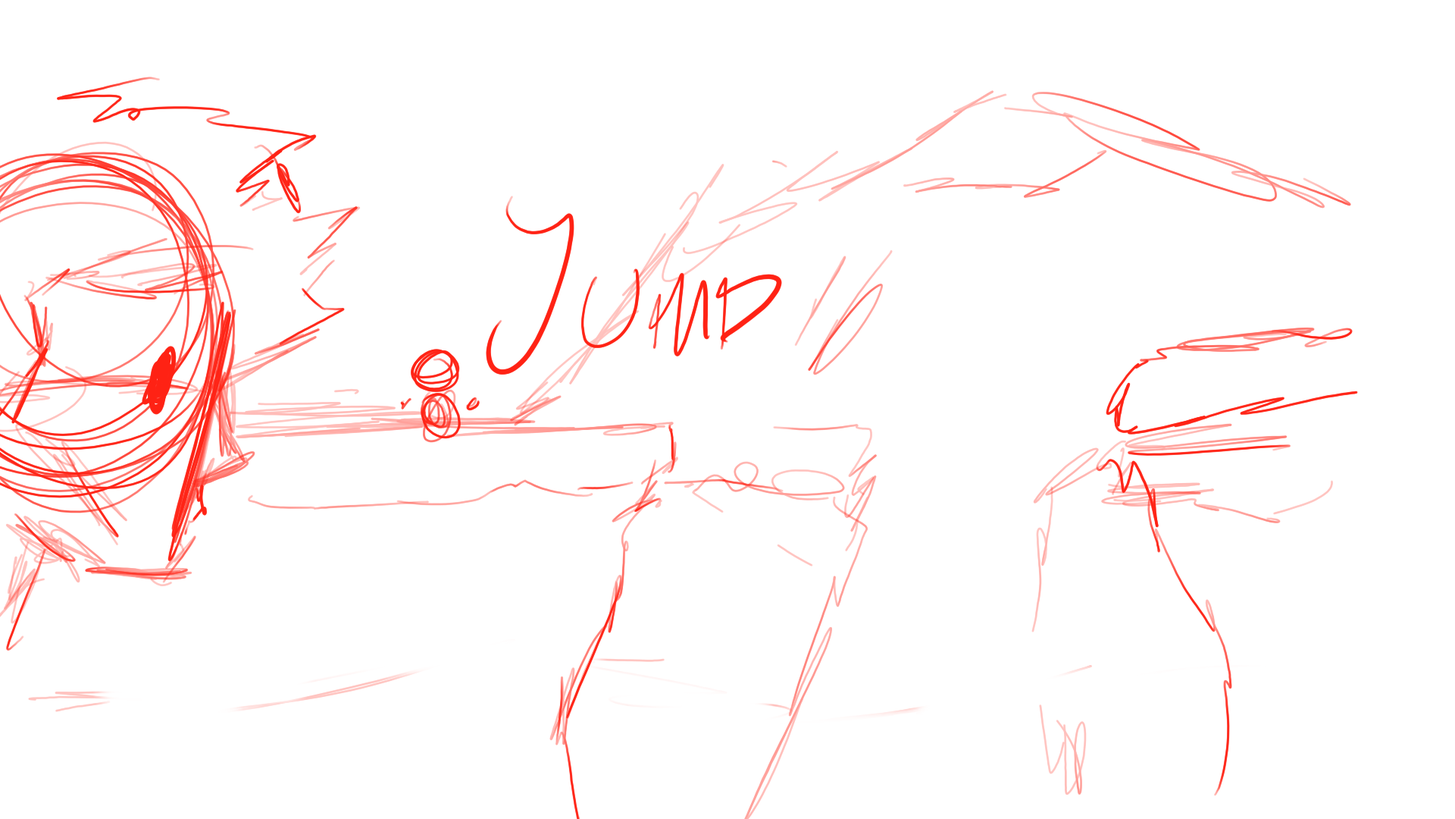
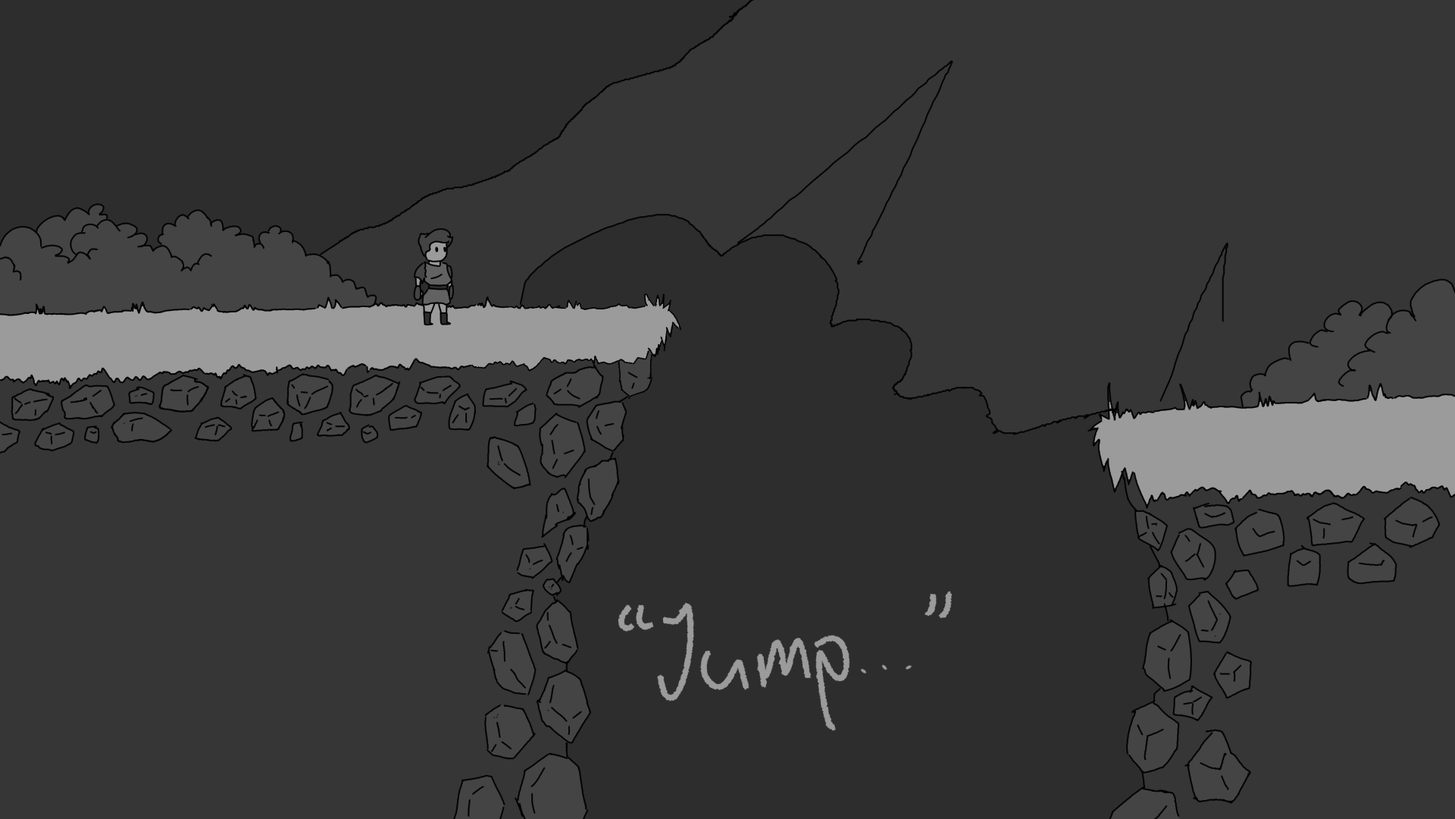
Layer changes from the first w=1455, h=819 image to the second:
added layer "Final" above "Colors" over left=0, top=0, right=1455, bottom=819
added layer "Colors" above "Background" over left=0, top=0, right=1455, bottom=819
added layer "Background" (1st of 2) above "Layer 5(pasted)" over left=0, top=0, right=1455, bottom=819
hid "Sketch", opacity 100% → 32%, painted on it over left=0, top=48, right=1455, bottom=819
